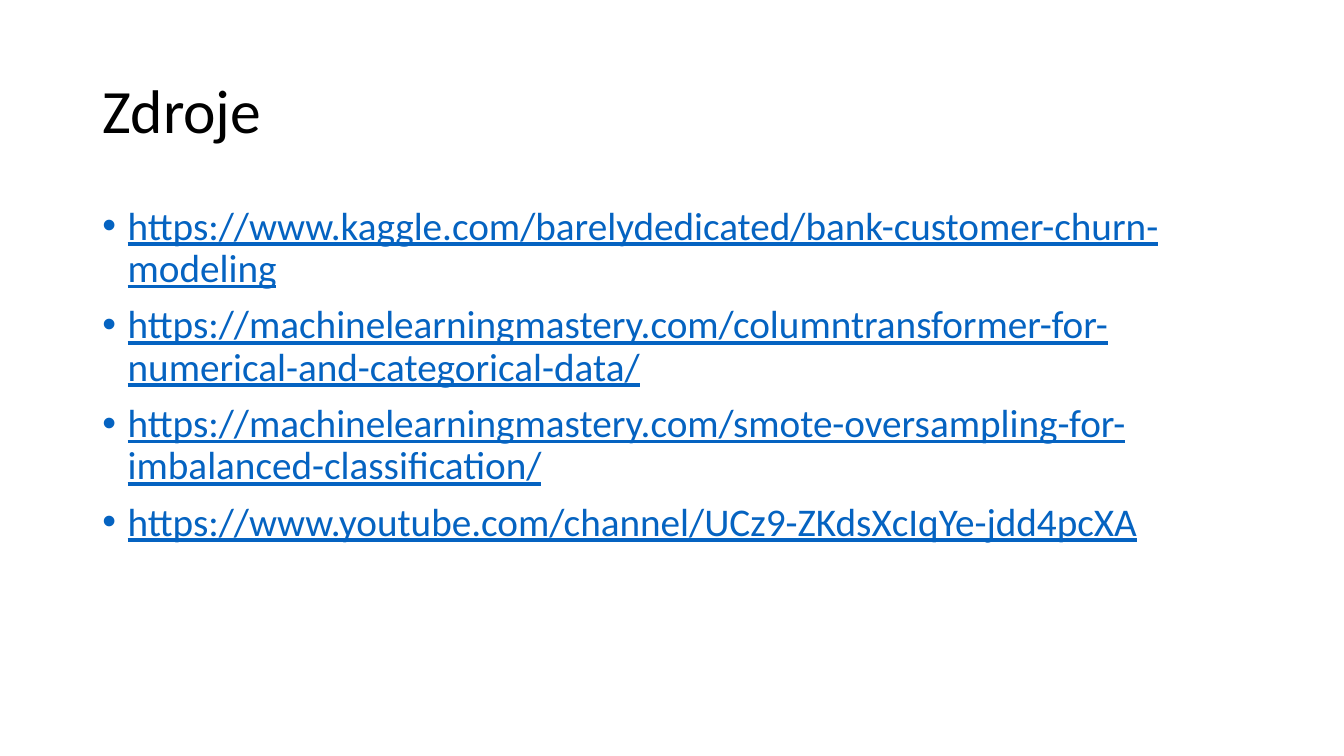
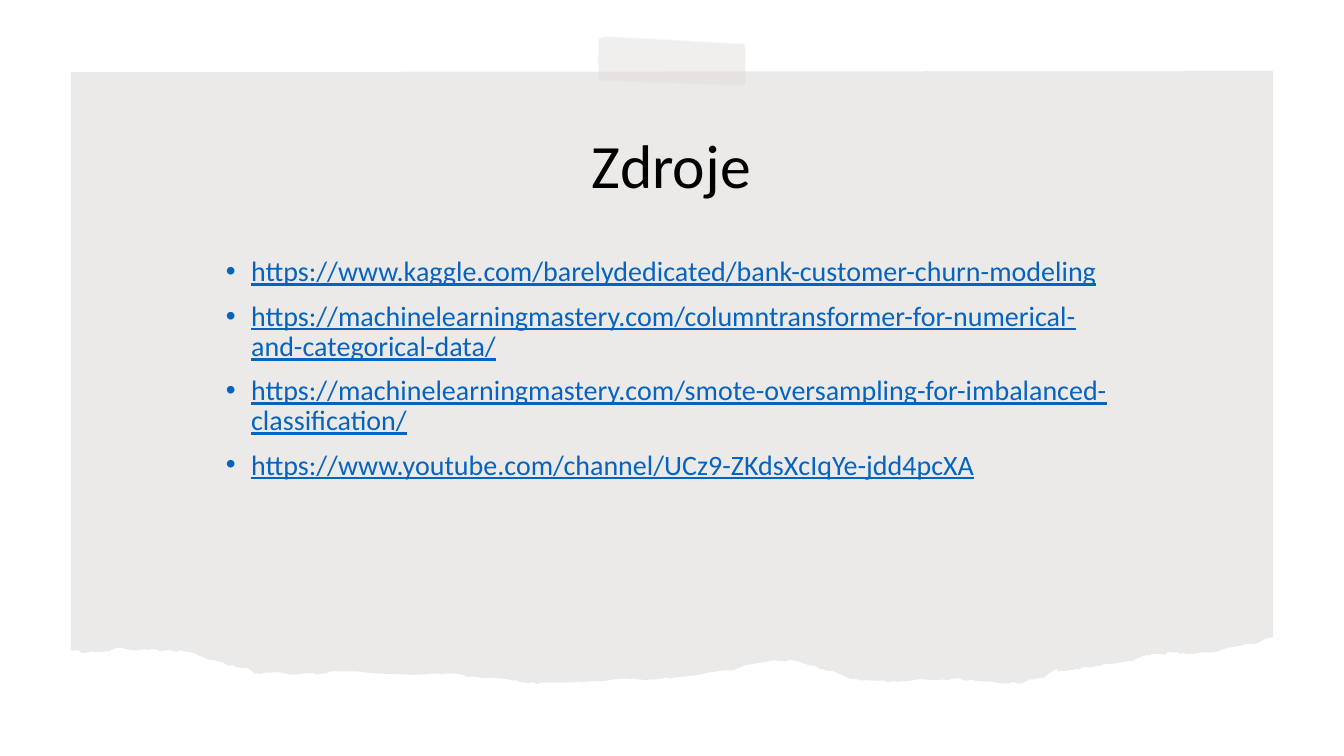
Before and after one commit to kristiankluka/Kluka_NS2021, a slide deck: slide 14 of NS_prezentácia_Kluka.pptx (slide 13 before the commit). Drawn at 1344x756 pixels with LibreOffice and Linux fonts; fonts in the diff are those of the drawing. Boxes give left, top, right and bottom in pixels: in the first picture for what was removed or moved away, otherwise in the second. Text is boxed around its words. In the diff, an @@ line names an element or a change of style, - is before the commit and + after.

```diff
--- a/NS_prezentácia_Kluka.pptx
+++ b/NS_prezentácia_Kluka.pptx
@@ freeform shape added at (x1=597, y1=36, x2=748, y2=86), fill #D9D4D0 at 35% opacity @@
@@ freeform shape added at (x1=71, y1=71, x2=1273, y2=684), fill #82766A at 15% opacity @@
@@ title "Zdroje" moved from (x1=102, y1=90, x2=261, y2=144) to (x1=592, y1=145, x2=751, y2=199) @@
@@ title "Zdroje" at (x1=592, y1=145, x2=751, y2=199): alignment left to centre @@
@@ text "https://www.kaggle.com/barelydedicated/bank-customer-churn-m ..." moved from (x1=128, y1=212, x2=1159, y2=543) to (x1=251, y1=261, x2=1106, y2=480) @@
@@ text "https://www.kaggle.com/barelydedicated/bank-customer-churn-m ..." at (x1=251, y1=261, x2=1106, y2=480): size 28 to 20 pt @@
```
Also in this commit, not shown: 1 other slide changed, 1 slide added.
